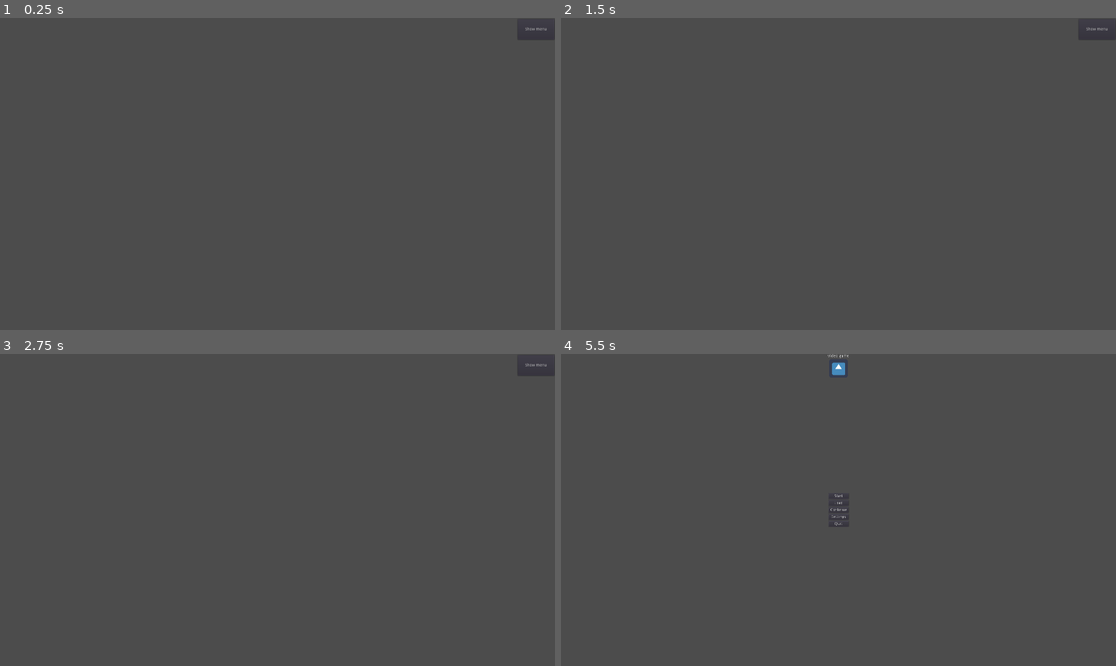
Above: before the commit, frames 1-4 (two rows, left to right).
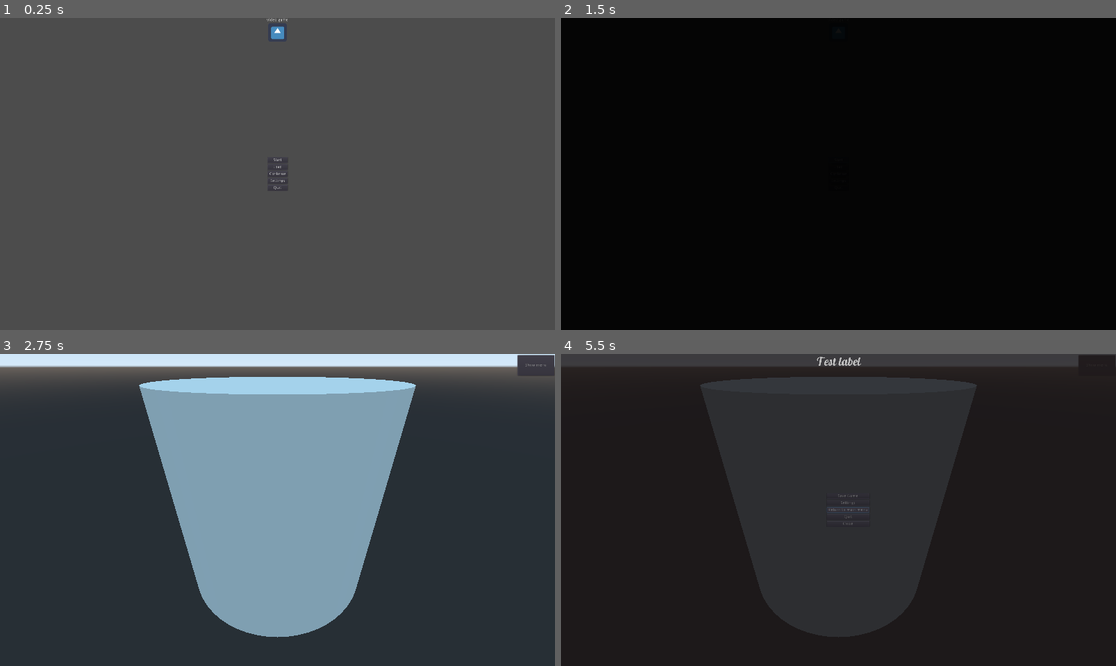
Above: after the commit, the same moments.

Repository: batomow/GameOff2022
Game: Godot game, scene res://GUI/MainMenu/MainMenu.tscn
Two runs of this game, one before a commit and one after it. Both use one fixed random seed, a clock stepped at 60 frames per second and the inputs below. Before the commit the project starts from res://GUI/GameMenu/InGameMenuWrapper.tscn. The engine's default icon, where the game draws it, is replaced by a stand-in: a white triangle on a blue panel in a dark square.
Inputs (mouse positions are in pixels of both pictures, inside the frame that each line leads up to):
- Up to frame 1 (0.25 s): no input
- Up to frame 2 (1.5 s): click (838, 161) at 0.5 s, where only the run after the commit has a clickable "Start"; click (838, 161) at 1.25 s, where only the run after the commit has a clickable "Start"
- Up to frame 3 (2.75 s): tap Enter at 2 s; move the mouse to (399, 494) at 2.02 s; hold Shift from 2.03 s (still down); click (399, 494) at 2.17 s
- Up to frame 4 (5.5 s): release Shift at 2.75 s; drag from (727, 525) to (810, 572) at 2.77 s; tap Space at 3.5 s; move the mouse to (894, 441) at 3.52 s; tap Ctrl at 3.6 s; click (894, 441) at 3.67 s; click "Show menu" at 4.25 s; click "Return to main menu" at 5 s

The runs differ from the first frame. In frame 1, 0.2% of the frame differs, in the area x 48-99%, y 0-56%; in frame 2, 100%, in the area x 0-100%, y 0-100%; in frame 3, 94%; in frame 4, 94%.

Commit message:
ScenesManager implementation, tests and joins UI.
It puts together the Main Menu, The ScenesManager and the InGameMenu
into a flow. You can transition back and forth.

Diff:
--- a/GUI/GameMenu/InGameMenuWrapper.gd
+++ b/GUI/GameMenu/InGameMenuWrapper.gd
@@ -43,7 +43,7 @@
 	audio_stream_player.play()
 	yield(audio_stream_player, "finished")
 	print("close game")
-	get_tree().change_scene("res://GUI/MainMenu/MainMenu.tscn")
+	ScenesManager.transition_scene("Main Menu", {})
 
 func quite_game() -> void:
 	audio_stream_player.play()
--- a/GUI/MainMenu/MainMenu.gd
+++ b/GUI/MainMenu/MainMenu.gd
@@ -19,6 +19,7 @@
 func start_game() -> void:
 	#SavesManager.create_new_save()
 	print("STARTING GAME")
+	ScenesManager.transition_scene("Floor1", {})
 
 func load_game() -> void:
 	#SavesManager.load_game(file_name: String)
--- /dev/null
+++ b/GlobalSystems/ScenesManager/ScenesManager.gd
@@ -0,0 +1,32 @@
+extends Node
+
+onready var _color_rect:ColorRect = $ColorRect
+onready var _animation_player:AnimationPlayer = $AnimationPlayer
+
+export (Array, PackedScene) var _available_scenes = []
+signal loading_scene(scene_name)
+signal loaded_scene(scene_name)
+signal failed_to_load_scene(scene_name)
+
+onready var _scenes_map = {
+	"Main Menu": _available_scenes[0],
+	"Floor1": _available_scenes[1]
+}
+
+func _ready():
+	_animation_player.play("RESET")
+
+func transition_scene(scene_name:String, state:Dictionary)->void:
+	emit_signal("loading_scene", scene_name)
+	if scene_name in _scenes_map:
+		_animation_player.play("Fade")
+		yield(_animation_player, "animation_finished")
+		_transition_to_scene(_scenes_map[scene_name])
+		_animation_player.play_backwards("Fade")
+		yield(_animation_player, "animation_finished")
+		emit_signal("loaded_scene", scene_name)
+	else:
+		emit_signal("failed_to_load_scene", scene_name)
+
+func _transition_to_scene(scene:PackedScene):
+	get_tree().change_scene_to(scene)
--- /dev/null
+++ b/GlobalSystems/ScenesManager/ScenesManager.tscn
@@ -0,0 +1,49 @@
+[gd_scene load_steps=6 format=2]
+
+[ext_resource path="res://GlobalSystems/ScenesManager/ScenesManager.gd" type="Script" id=1]
+[ext_resource path="res://Scenes/Floor1/Floor1.tscn" type="PackedScene" id=2]
+[ext_resource path="res://GUI/MainMenu/MainMenu.tscn" type="PackedScene" id=3]
+
+[sub_resource type="Animation" id=1]
+resource_name = "Fade"
+tracks/0/type = "value"
+tracks/0/path = NodePath("ColorRect:color")
+tracks/0/interp = 1
+tracks/0/loop_wrap = true
+tracks/0/imported = false
+tracks/0/enabled = true
+tracks/0/keys = {
+"times": PoolRealArray( 0, 1 ),
+"transitions": PoolRealArray( 1, 1 ),
+"update": 0,
+"values": [ Color( 0, 0, 0, 0 ), Color( 0, 0, 0, 1 ) ]
+}
+
+[sub_resource type="Animation" id=2]
+length = 0.001
+tracks/0/type = "value"
+tracks/0/path = NodePath("ColorRect:color")
+tracks/0/interp = 1
+tracks/0/loop_wrap = true
+tracks/0/imported = false
+tracks/0/enabled = true
+tracks/0/keys = {
+"times": PoolRealArray( 0 ),
+"transitions": PoolRealArray( 1 ),
+"update": 0,
+"values": [ Color( 0, 0, 0, 0 ) ]
+}
+
+[node name="ScenesManager" type="CanvasLayer"]
+script = ExtResource( 1 )
+_available_scenes = [ ExtResource( 3 ), ExtResource( 2 ) ]
+
+[node name="ColorRect" type="ColorRect" parent="."]
+anchor_right = 1.0
+anchor_bottom = 1.0
+mouse_filter = 2
+color = Color( 0, 0, 0, 0 )
+
+[node name="AnimationPlayer" type="AnimationPlayer" parent="."]
+anims/Fade = SubResource( 1 )
+anims/RESET = SubResource( 2 )
--- /dev/null
+++ b/Scenes/Floor1/Floor1.tscn
@@ -0,0 +1,16 @@
+[gd_scene load_steps=3 format=2]
+
+[ext_resource path="res://GUI/GameMenu/InGameMenuWrapper.tscn" type="PackedScene" id=1]
+
+[sub_resource type="CylinderMesh" id=1]
+
+[node name="Floor1" type="Node"]
+
+[node name="InGameMenuWrapper" parent="." instance=ExtResource( 1 )]
+
+[node name="Camera" type="Camera" parent="."]
+transform = Transform( 1, 0, 0, 0, 0.840434, 0.541914, 0, -0.541914, 0.840434, 0, 1.12823, 1.4849 )
+
+[node name="MeshInstance" type="MeshInstance" parent="."]
+transform = Transform( 1, 0, 0, 0, 1, 0, 0, 0, 1, 0, 0.0243815, -0.608839 )
+mesh = SubResource( 1 )
--- /dev/null
+++ b/Test/Unit/TestScenesManager.gd
@@ -0,0 +1,59 @@
+extends GutTest
+
+var SCENE_PATH = "res://GlobalSystems/ScenesManager/ScenesManager.tscn"
+var SCRIPT_PATH = "res://GlobalSystems/ScenesManager/ScenesManager.gd"
+const DUMMY_STATE = {
+	"file_name": "dummy",
+	"created_at": 0000000000,
+	"updated_at": 0000000001,
+	"my_variables": [1, 2, 3, 4]
+}
+
+func before_all():
+	assert_file_exists(SCRIPT_PATH)
+	assert_file_not_empty(SCRIPT_PATH)
+
+func test_is_right_type():
+	var file = load(SCENE_PATH)
+	var double_scene = partial_double(file).instance()
+	assert_is(double_scene, Node)
+
+func test_can_transition_scene():
+	var file = load(SCENE_PATH)
+	var double_scene = partial_double(file).instance()
+	assert_not_null(double_scene)
+	watch_signals(double_scene)
+	if is_failing():
+		return
+	assert_has_method(double_scene, "_transition_to_scene")
+	if is_failing():
+		return
+	stub(double_scene, "_transition_to_scene")
+	add_child_autoqfree(double_scene)
+	assert_has_method(double_scene, "transition_scene")
+	assert_has_signal(double_scene, "loading_scene")
+	assert_has_signal(double_scene, "loaded_scene")
+	if is_failing():
+		return
+	double_scene.transition_scene("Main Menu", DUMMY_STATE)
+	yield(yield_to(double_scene, "completed", 5), YIELD)
+	assert_called(double_scene, "_transition_to_scene")
+	assert_signal_emitted_with_parameters(double_scene, "loaded_scene", ["Main Menu"])
+	assert_signal_emitted_with_parameters(double_scene, "loading_scene", ["Main Menu"])
+
+func test_invalid_scene_input():
+	var file = load(SCENE_PATH)
+	var double_scene = partial_double(file).instance()
+	assert_not_null(double_scene)
+	watch_signals(double_scene)
+	if is_failing(): return
+	assert_has_method(double_scene, "_transition_to_scene")
+	stub(double_scene, "_transition_to_scene")
+	add_child_autoqfree(double_scene)
+	assert_has_method(double_scene, "transition_scene")
+	if is_failing(): return
+	double_scene.transition_scene("Invalid Scene", DUMMY_STATE)
+	yield(yield_to(double_scene, "completed", 5), YIELD)
+	assert_not_called(double_scene, "_transition_to_scene")
+	assert_signal_emitted_with_parameters(double_scene, "loading_scene", ["Invalid Scene"])
+	assert_signal_emitted_with_parameters(double_scene, "failed_to_load_scene", ["Invalid Scene"])
--- a/project.godot
+++ b/project.godot
@@ -45,8 +45,12 @@
 [application]
 
 config/name="GameOff2022"
-run/main_scene="res://GUI/GameMenu/InGameMenuWrapper.tscn"
+run/main_scene="res://GUI/MainMenu/MainMenu.tscn"
 config/icon="res://icon.png"
+
+[autoload]
+
+ScenesManager="*res://GlobalSystems/ScenesManager/ScenesManager.tscn"
 
 [display]
 
Not shown, changed: .gut_editor_config.json
